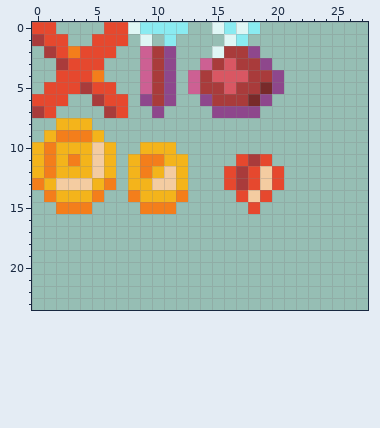
Edited in one commit: pixel-art file (resources/textures/Items.aseprite). The picture above is the old version.
256x256 pixels, 1 frame. Shown: x 0..27, y 0..23.
And afterwards:
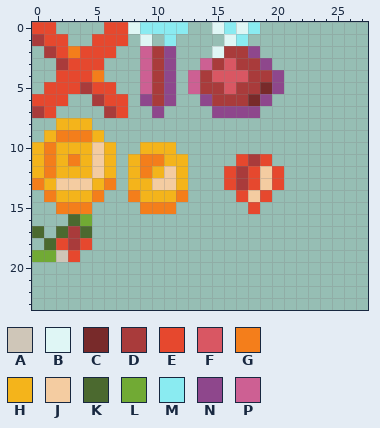
Palette (. is transparent): A #cfc6b8  B #dff6f5  C #782a2a  D #a93b3b  E #e6482e  F #d95763  G #f47e1b  H #f4b41b  J #f4cca1  K #4b692f  L #71aa34  M #8aebf1  N #8e478c  P #cd6093
The exact change:
@@ x 0..6 @@
 15 ..GGG..
-16 .......
-17 .......
-18 .......
-19 .......
+16 ...KL..
+17 K.KDK..
+18 .KEDE..
+19 LLAE...
 20 .......
Boxes around the changes in both pictures, in picture pixels (x1, y1, x2, y2):
added: (32, 214, 92, 262)
